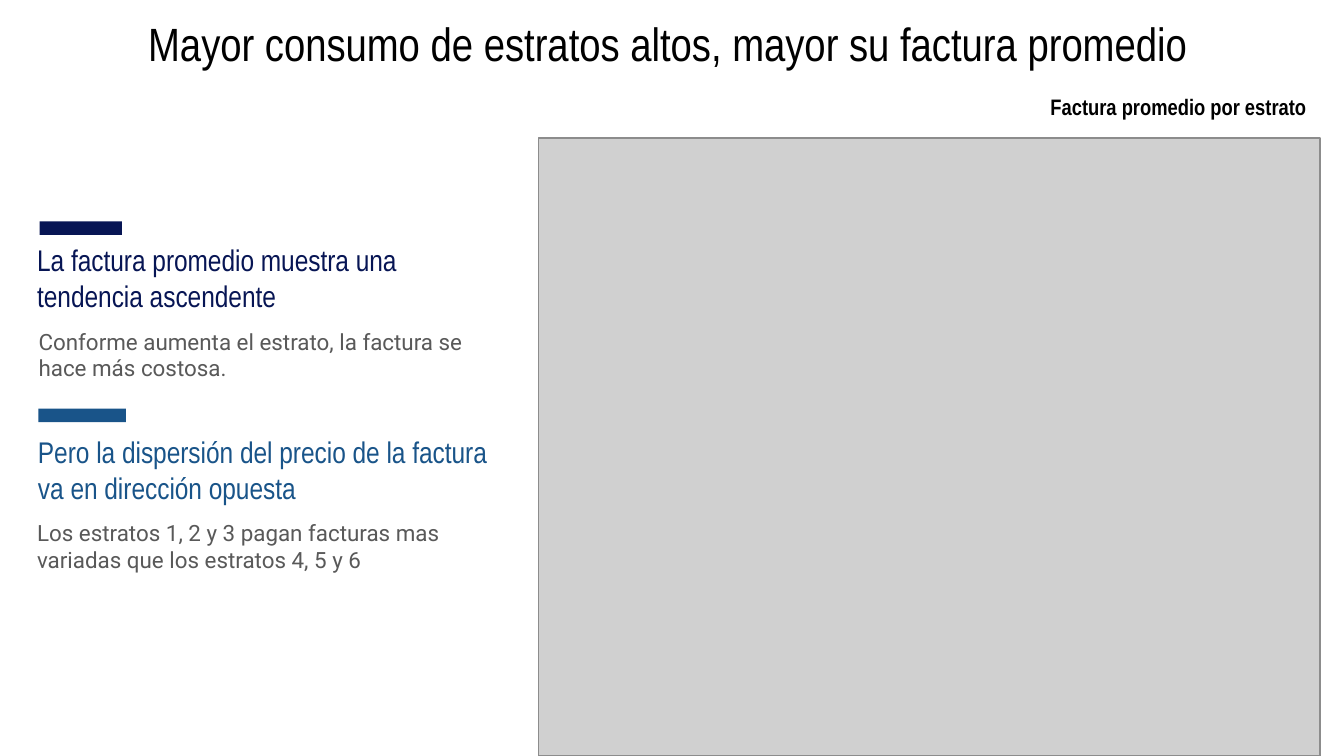
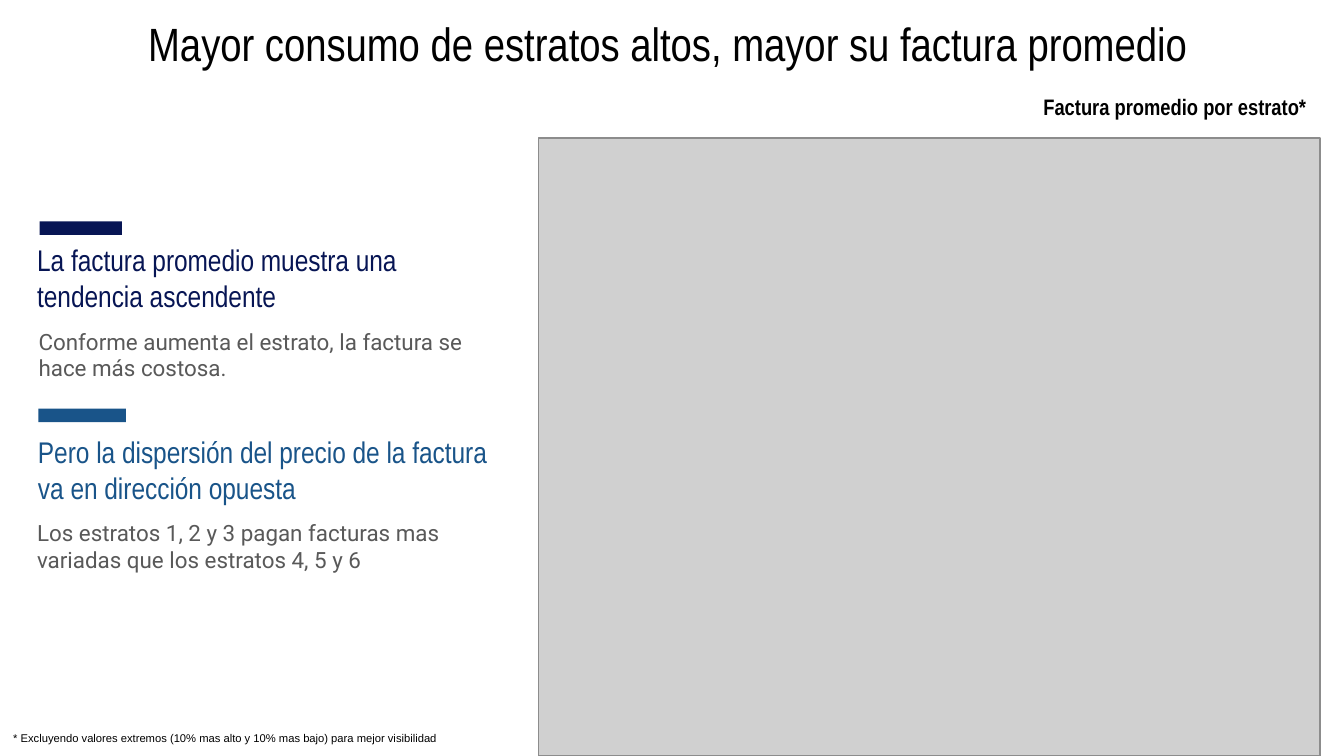
Before and after one commit to jtabordaj/research_eslatina, a slide deck: slide 10 of reporte_estadistico/presentacion/presentation.pptx (slide 6 before the commit). Drawn at 1344x756 pixels with LibreOffice and Linux fonts; fonts in the diff are those of the drawing; grey boxes stand for pictures. Boxes give left, top, right and bottom in pixels: in the first picture for what was removed or moved away, otherwise in the second. Text is boxed around its words. In the diff, an @@ line names an element or a change of style, - is before the commit and + after.

```diff
--- a/reporte_estadistico/presentacion/presentation.pptx
+++ b/reporte_estadistico/presentacion/presentation.pptx
@@ text at (1043, 98, 1306, 119): text changed @@
-Factura promedio por estrato
+Factura promedio por estrato*
@@ text added at (21, 734, 437, 745), 6 pt, text #000000 @@
+* Excluyendo valores extremos (10% mas alto y 10% mas bajo) para mejor visibilidad
```
Also in this commit, not shown: 5 other slides changed, 5 slides added, 7 other files.
